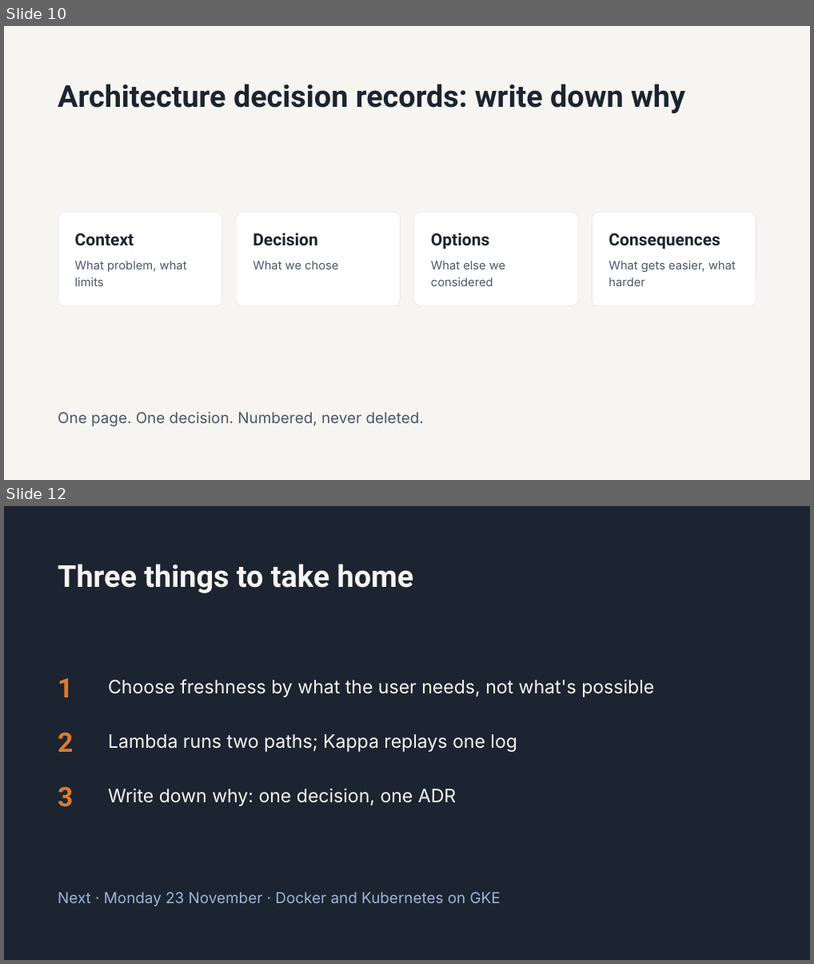
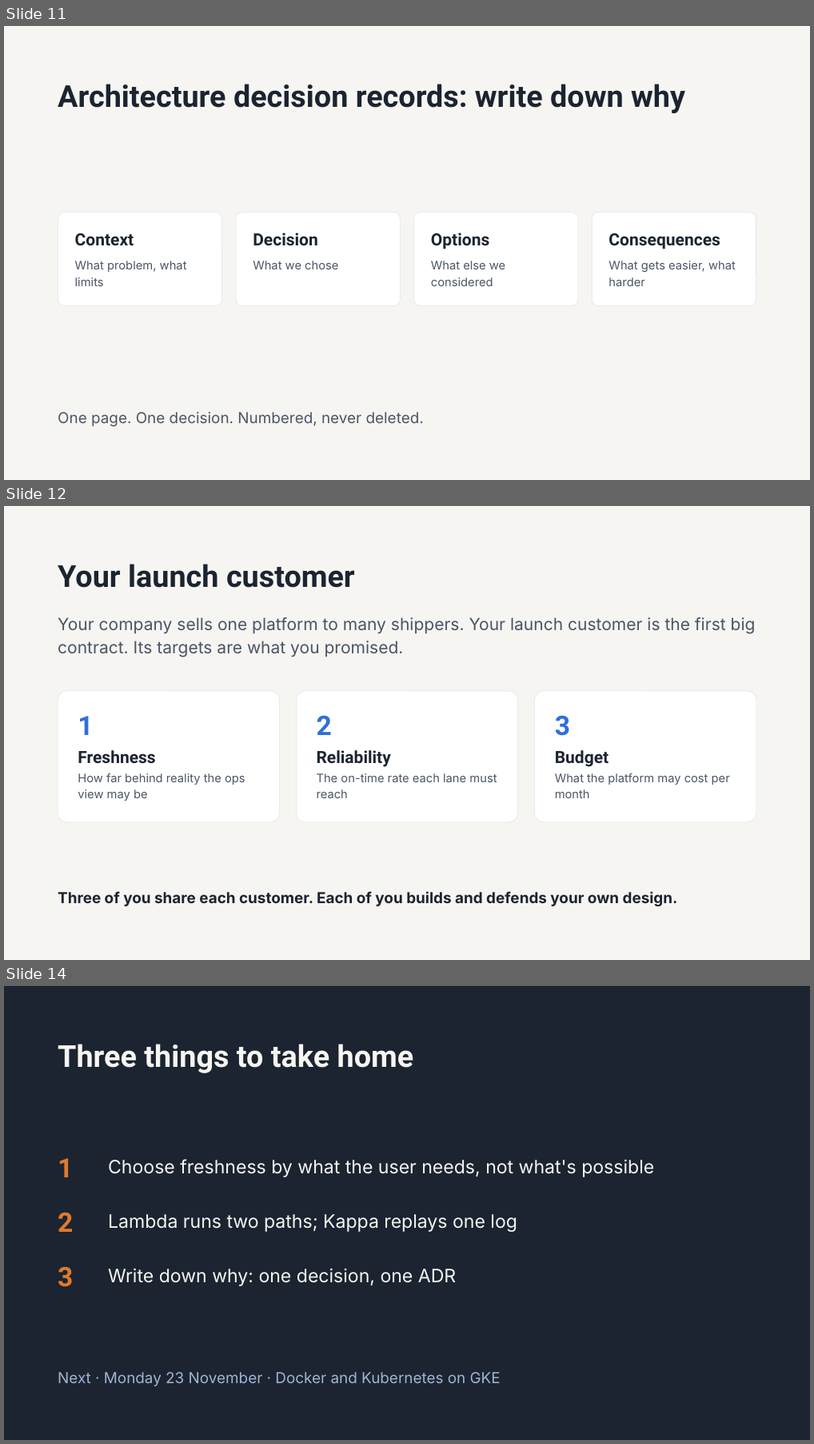
Before and after one commit to 1768SAIKUMAR/cloud-computing-srh, a slide deck: sessions/03-batch-streams-and-architecture-patterns/slides/session-03-batch-streams-and-architecture-patterns.pptx. Shown one above the other, each under a label of ours: slides 10 and 12 before the commit, slides 11, 12 and 14 after it; the slides between them are not shown. The pictures are 814x964 and 814x1444 pixels, drawn with LibreOffice and Linux fonts; fonts in the diff are those of the drawing. Boxes give left, top, right and bottom in pixels: in the first picture for what was removed or moved away, otherwise in the second. Text is boxed around its words. In the diff, an @@ line names an element or a change of style, - is before the commit and + after.

```diff
--- a/sessions/03-batch-streams-and-architecture-patterns/slides/session-03-batch-streams-and-architecture-patterns.pptx
+++ b/sessions/03-batch-streams-and-architecture-patterns/slides/session-03-batch-streams-and-architecture-patterns.pptx
@@ slide 12 added at bbox=[4, 506, 810, 960], background #F6F5F1 @@
@@ title added at bbox=[58, 564, 355, 588], 36 pt, text #1B2430, bold @@
+Your launch customer
@@ text added at bbox=[58, 617, 756, 657], 20 pt, text #4A5566 @@
+Your company sells one platform to many shippers. Your launch customer is the first big contract. Its targets are what you promised.
@@ rounded rectangle added at bbox=[58, 691, 280, 822], fill #FFFFFF, outline #DFE3E8 0.5 pt @@
@@ rounded rectangle added at bbox=[296, 691, 518, 822], fill #FFFFFF, outline #DFE3E8 0.5 pt @@
@@ rounded rectangle added at bbox=[535, 691, 757, 822], fill #FFFFFF, outline #DFE3E8 0.5 pt @@
@@ text added at bbox=[78, 716, 93, 735], 32 pt, text #2F6FDB, bold @@
+1
@@ text added at bbox=[317, 715, 332, 735], 32 pt, text #2F6FDB, bold @@
+2
@@ text added at bbox=[555, 715, 570, 736], 32 pt, text #2F6FDB, bold @@
+3
@@ text added at bbox=[78, 750, 155, 764], 20 pt, text #1B2430, bold @@
+Freshness
@@ text added at bbox=[317, 750, 391, 767], 20 pt, text #1B2430, bold @@
+Reliability
@@ text added at bbox=[555, 750, 609, 767], 20 pt, text #1B2430, bold @@
+Budget
@@ text added at bbox=[78, 773, 246, 800], 14 pt, text #4A5566 @@
+How far behind reality the ops view may be
@@ text added at bbox=[317, 773, 497, 798], 14 pt, text #4A5566 @@
+The on-time rate each lane must reach
@@ text added at bbox=[555, 773, 730, 798], 14 pt, text #4A5566 @@
+What the platform may cost per month
@@ text added at bbox=[58, 891, 678, 906], 18 pt, text #1B2430, bold @@
+Three of you share each customer. Each of you builds and defends your own design.
@@ what was slide 10 is now slide 11 @@
@@ what was slide 12 is now slide 14 @@
```
Also in this commit, not shown: 1 slide changed, 2 other slides added, 1 slide removed, 6 other files.
